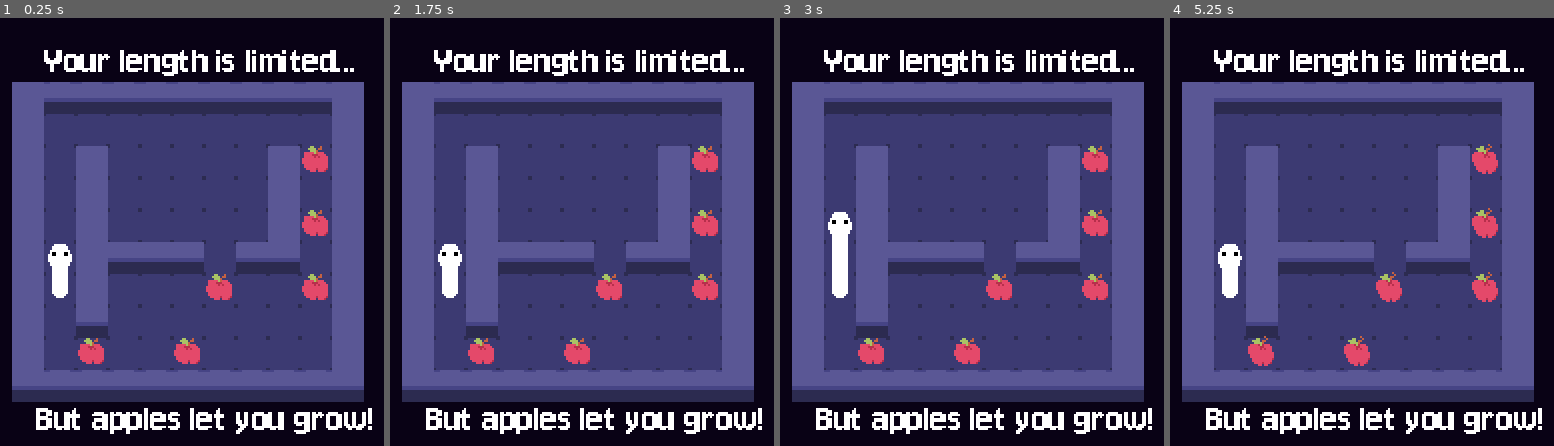
Above: before the commit, frames 1-4 (left to right).
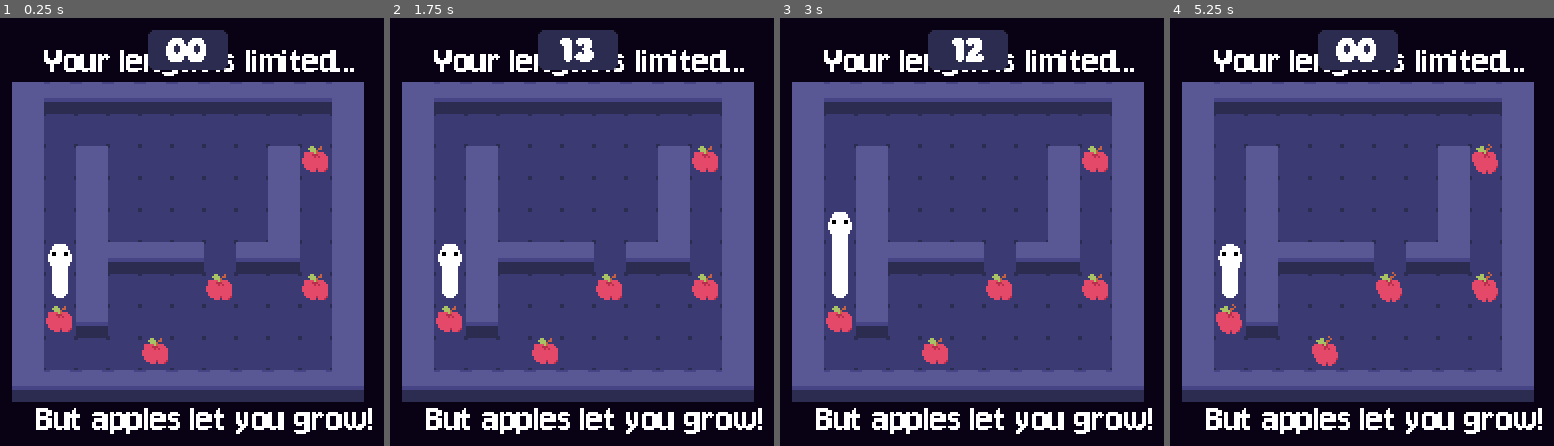
Above: after the commit, the same moments.

Repository: Evelyn-is-eepy/12dt-1---ouroborus
Game: Godot game, scene res://Scenes/Levels/level_3.tscn
Same seed, same stepped clock (60 frames per second), same inputs: the game is played once before the commit and once after it. This scene is started directly instead of the project's main scene.
Inputs:
- Up to frame 1 (0.25 s): no input
- Up to frame 2 (1.75 s): tap Enter at 0.5 s; hold D (move_right) 0.53-1.28 s; tap R (restart) at 1.25 s; hold S (move_down) from 1.28 s (still down)
- Up to frame 3 (3 s): tap R (restart) at 2, 2.75 s; release S (move_down) at 2.03 s; hold D (move_right) 2.03-2.78 s; hold W (move_up) from 2.78 s (still down)
- Up to frame 4 (5.25 s): tap R (restart) at 3.5, 4.25 s; release W (move_up) at 3.53 s; hold A (move_left) 3.53-5.03 s; hold S (move_down) from 5.03 s (still down)

The runs differ from the first frame. In frame 1, 3.3% of the frame differs, in the area x 11-86%, y 2-81%; in frame 2, 3.4%; in frame 3, 3.4%; in frame 4, 3.4%, in the area x 11-86%, y 2-82%.

Commit message:
fixed length UI placement

Diff:
--- a/Scenes/Levels/level_1.tscn
+++ b/Scenes/Levels/level_1.tscn
@@ -310,14 +310,21 @@
 apple_scene = ExtResource("5_u5ghp")
 crystal_scene = ExtResource("6_u5ghp")
 camera = NodePath("WorldEnvironment/Camera2D")
-ui_layer = NodePath("CanvasLayer")
-length_ui = NodePath("CanvasLayer/Control")
+ui_layer = NodePath("")
+length_ui = NodePath("WorldEnvironment/Camera2D/Control")
 
 [node name="WorldEnvironment" type="WorldEnvironment" parent="." unique_id=937800498]
 environment = ExtResource("4_5f3p6")
 
 [node name="Camera2D" type="Camera2D" parent="WorldEnvironment" unique_id=1361182029]
 position = Vector2(8, 8)
+
+[node name="Control" parent="WorldEnvironment/Camera2D" unique_id=1710928417 instance=ExtResource("11_hwvp3")]
+offset_left = -8.0
+offset_top = -8.0
+offset_right = -8.0
+offset_bottom = -8.0
+metadata/_edit_use_anchors_ = true
 
 [node name="ObjectSpawnsLayer" type="TileMapLayer" parent="." unique_id=1626282959]
 tile_map_data = PackedByteArray("AAAAAAEAAAABAAAAAAA=")
@@ -360,9 +367,3 @@
 theme_override_font_sizes/font_size = 20
 text = "have fun! :P"
 horizontal_alignment = 1
-
-[node name="CanvasLayer" type="CanvasLayer" parent="." unique_id=401878530]
-follow_viewport_enabled = true
-
-[node name="Control" parent="CanvasLayer" unique_id=1710928417 instance=ExtResource("11_hwvp3")]
-metadata/_edit_use_anchors_ = true
--- a/Scenes/Levels/level_2.tscn
+++ b/Scenes/Levels/level_2.tscn
@@ -308,14 +308,21 @@
 apple_scene = ExtResource("4_pnnky")
 crystal_scene = ExtResource("5_blpqv")
 camera = NodePath("WorldEnvironment/Camera2D")
-ui_layer = NodePath("CanvasLayer")
-length_ui = NodePath("CanvasLayer/Control")
+ui_layer = NodePath("")
+length_ui = NodePath("WorldEnvironment/Camera2D/Control")
 
 [node name="WorldEnvironment" type="WorldEnvironment" parent="." unique_id=937800498]
 environment = ExtResource("4_blpqv")
 
 [node name="Camera2D" type="Camera2D" parent="WorldEnvironment" unique_id=1361182029]
 position = Vector2(8, 8)
+
+[node name="Control" parent="WorldEnvironment/Camera2D" unique_id=1710928417 instance=ExtResource("10_1jlnc")]
+offset_left = -8.0
+offset_top = -98.0
+offset_right = -8.0
+offset_bottom = -98.0
+metadata/_edit_use_anchors_ = true
 
 [node name="ObjectSpawnsLayer" type="TileMapLayer" parent="." unique_id=1626282959]
 tile_map_data = PackedByteArray("AAAFAAYAAAAAAAAAAAAFAAUAAAAAAAAAAAAHAAUAAAAAAAAAAAAHAAYAAAAAAAAAAAAFAAEAAAAAAAAAAAAGAAEAAAAAAAAAAAAHAAEAAAAAAAAAAAAGAAQAAAABAAAAAAA=")
@@ -360,11 +367,3 @@
 text = "beware bottomless pits!"
 horizontal_alignment = 1
 vertical_alignment = 1
-
-[node name="CanvasLayer" type="CanvasLayer" parent="." unique_id=580380957]
-follow_viewport_enabled = true
-
-[node name="Control" parent="CanvasLayer" unique_id=1710928417 instance=ExtResource("10_1jlnc")]
-offset_top = -90.0
-offset_bottom = -90.0
-metadata/_edit_use_anchors_ = true
--- a/Scenes/Levels/level_3.tscn
+++ b/Scenes/Levels/level_3.tscn
@@ -308,8 +308,8 @@
 apple_scene = ExtResource("4_x1k1j")
 crystal_scene = ExtResource("5_4ahh4")
 camera = NodePath("WorldEnvironment/Camera2D")
-ui_layer = NodePath("CanvasLayer")
-length_ui = NodePath("CanvasLayer/Control")
+ui_layer = NodePath("")
+length_ui = NodePath("WorldEnvironment/Camera2D/Control")
 
 [node name="WorldEnvironment" type="WorldEnvironment" parent="." unique_id=937800498]
 environment = ExtResource("4_4ahh4")
@@ -317,8 +317,15 @@
 [node name="Camera2D" type="Camera2D" parent="WorldEnvironment" unique_id=1361182029]
 position = Vector2(8, 8)
 
+[node name="Control" parent="WorldEnvironment/Camera2D" unique_id=1710928417 instance=ExtResource("10_dl55b")]
+offset_left = -8.0
+offset_top = -98.0
+offset_right = -8.0
+offset_bottom = -98.0
+metadata/_edit_use_anchors_ = true
+
 [node name="ObjectSpawnsLayer" type="TileMapLayer" parent="." unique_id=1626282959]
-tile_map_data = PackedByteArray("AAAEAAUAAAABAAAAAAAJAAYAAAACAAEAAAAMAAIAAAACAAEAAAAMAAYAAAACAAEAAAAIAAgAAAACAAEAAAAFAAgAAAACAAEAAAAMAAQAAAACAAEAAAA=")
+tile_map_data = PackedByteArray("AAAEAAUAAAABAAAAAAAMAAYAAAACAAEAAAAJAAYAAAACAAEAAAAHAAgAAAACAAEAAAAEAAcAAAACAAEAAAAMAAIAAAACAAEAAAA=")
 tile_set = ExtResource("5_167vu")
 
 [node name="TerrainLayer" type="TileMapLayer" parent="." unique_id=887265732 groups=["terrain_and_hazards", "terrain_plus_hazards"]]
@@ -357,11 +364,3 @@
 theme_override_font_sizes/font_size = 20
 text = "Your length is limited..."
 horizontal_alignment = 1
-
-[node name="CanvasLayer" type="CanvasLayer" parent="." unique_id=278515274]
-follow_viewport_enabled = true
-
-[node name="Control" parent="CanvasLayer" unique_id=1710928417 instance=ExtResource("10_dl55b")]
-offset_top = -90.0
-offset_bottom = -90.0
-metadata/_edit_use_anchors_ = true
--- a/Scenes/Levels/level_4.tscn
+++ b/Scenes/Levels/level_4.tscn
@@ -351,14 +351,21 @@
 apple_scene = ExtResource("4_3asqb")
 crystal_scene = ExtResource("5_slbhm")
 camera = NodePath("WorldEnvironment/Camera2D")
-ui_layer = NodePath("CanvasLayer")
-length_ui = NodePath("CanvasLayer/Control")
+ui_layer = NodePath("")
+length_ui = NodePath("WorldEnvironment/Camera2D/Control")
 
 [node name="WorldEnvironment" type="WorldEnvironment" parent="." unique_id=937800498]
 environment = ExtResource("6_i5g5g")
 
 [node name="Camera2D" type="Camera2D" parent="WorldEnvironment" unique_id=1361182029]
 position = Vector2(8, 8)
+
+[node name="Control" parent="WorldEnvironment/Camera2D" unique_id=1710928417 instance=ExtResource("9_keyqw")]
+offset_left = -8.0
+offset_top = -98.0
+offset_right = -8.0
+offset_bottom = -98.0
+metadata/_edit_use_anchors_ = true
 
 [node name="ObjectSpawnsLayer" type="TileMapLayer" parent="." unique_id=1626282959]
 tile_map_data = PackedByteArray("AAADAAUAAAABAAAAAAAJAAUAAAADAAEAAAA=")
@@ -379,11 +386,3 @@
 offset_right = 1267.0
 offset_bottom = 1267.0
 color = Color(0.037730496, 0.0074130455, 0.081240915, 1)
-
-[node name="CanvasLayer" type="CanvasLayer" parent="." unique_id=364265702]
-follow_viewport_enabled = true
-
-[node name="Control" parent="CanvasLayer" unique_id=1710928417 instance=ExtResource("9_keyqw")]
-offset_top = -90.0
-offset_bottom = -90.0
-metadata/_edit_use_anchors_ = true
--- a/Scenes/Levels/level_base.tscn
+++ b/Scenes/Levels/level_base.tscn
@@ -351,14 +351,21 @@
 apple_scene = ExtResource("4_ej2hx")
 crystal_scene = ExtResource("5_614yd")
 camera = NodePath("WorldEnvironment/Camera2D")
-ui_layer = NodePath("CanvasLayer")
-length_ui = NodePath("CanvasLayer/Control")
+ui_layer = NodePath("")
+length_ui = NodePath("WorldEnvironment/Camera2D/Control")
 
 [node name="WorldEnvironment" type="WorldEnvironment" parent="." unique_id=937800498]
 environment = ExtResource("4_t8ai0")
 
 [node name="Camera2D" type="Camera2D" parent="WorldEnvironment" unique_id=1361182029]
 position = Vector2(8, 8)
+
+[node name="Control" parent="WorldEnvironment/Camera2D" unique_id=1710928417 instance=ExtResource("9_4f6dp")]
+offset_left = -8.0
+offset_top = -98.0
+offset_right = -8.0
+offset_bottom = -98.0
+metadata/_edit_use_anchors_ = true
 
 [node name="ObjectSpawnsLayer" type="TileMapLayer" parent="." unique_id=1626282959]
 tile_set = ExtResource("5_t8ai0")
@@ -377,11 +384,3 @@
 offset_right = 1267.0
 offset_bottom = 1267.0
 color = Color(0.037730496, 0.0074130455, 0.081240915, 1)
-
-[node name="CanvasLayer" type="CanvasLayer" parent="." unique_id=640719355]
-follow_viewport_enabled = true
-
-[node name="Control" parent="CanvasLayer" unique_id=1710928417 instance=ExtResource("9_4f6dp")]
-offset_top = -90.0
-offset_bottom = -90.0
-metadata/_edit_use_anchors_ = true
--- a/Scripts/length_counter.gd
+++ b/Scripts/length_counter.gd
@@ -3,22 +3,25 @@
 const MIN_LENGTH_CRITICAL = 3
 const CRITICAL_COLOR = Color(0.89, 0.507, 0.603, 1.0)
 const NORMAL_COLOR = Color(1.0, 1.0, 1.0, 1.0)
-const MAX_SHAKE_MOD = 3.0
+const MAX_SHAKE_MOD = 2.0
+const START_POSITION = Vector2(0, -96)
 
 @export var label: Label
 @export var container: PanelContainer
-
 var critical_length: bool = false
+var initial_position: Vector2 = Vector2(-20, -10)
 
 # Called when the node enters the scene tree for the first time.
 func _ready() -> void:
+	position = START_POSITION
 	pass # Replace with function body.
 
 
 # Called every frame. 'delta' is the elapsed time since the previous frame.
 func _process(_delta: float) -> void:
+	# Shake effect for when remaining length is low
 	if critical_length:
-		container.position = Vector2.ZERO
+		container.position = initial_position
 		var random_rotation = randf_range(0, 2 * PI)
 		var random_modulus = randf_range(0, MAX_SHAKE_MOD)
 		container.position += Vector2(0, random_modulus).rotated(random_rotation)
@@ -35,6 +38,6 @@
 		critical_length = true
 	# Otherwise, return it to normal.
 	else:
-		container.position = Vector2.ZERO
+		container.position = initial_position
 		label.modulate = NORMAL_COLOR
 		critical_length = false
